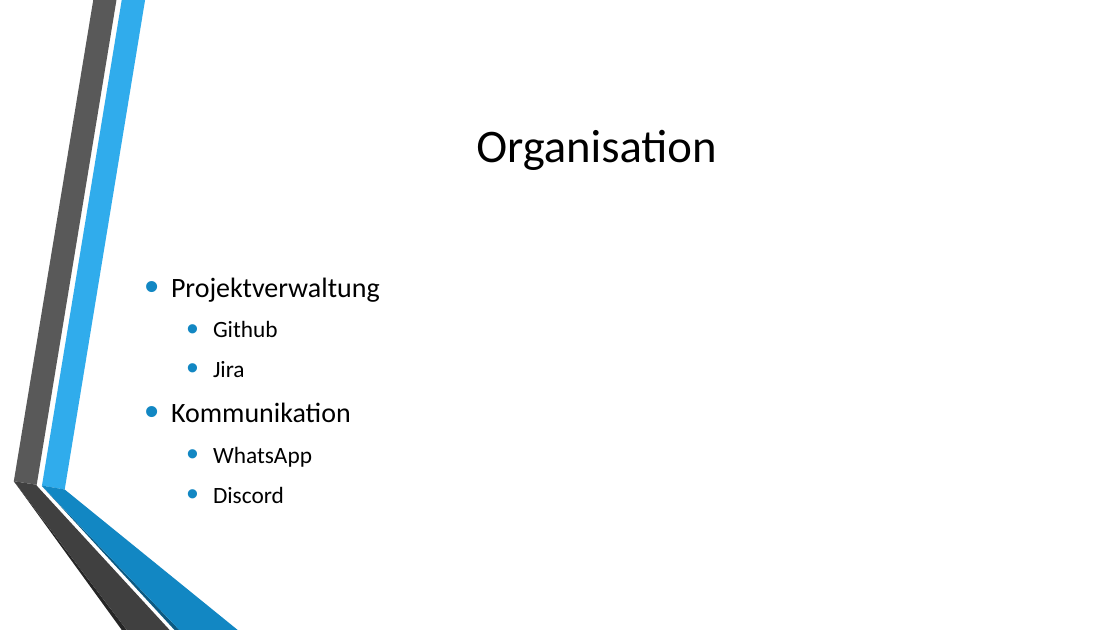
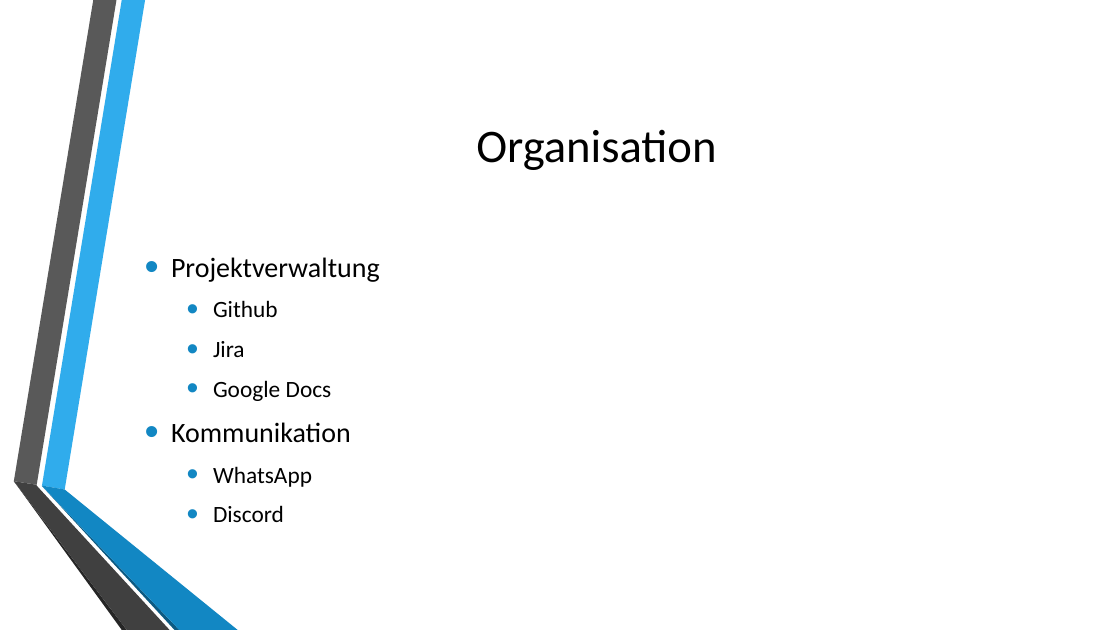
Before and after one commit to sascha202295/unityunit, a slide deck: slide 3 of Präsentation/Präsentation_UnityUnit.pptx (slide 2 before the commit). Drawn at 1120x630 pixels with LibreOffice and Linux fonts; fonts in the diff are those of the drawing; background and template pictures are left out. Boxes give left, top, right and bottom in pixels: in the first picture for what was removed or moved away, otherwise in the second. Text is boxed around its words. In the diff, an @@ line names an element or a change of style, - is before the commit and + after.

```diff
--- a/Präsentation/Präsentation_UnityUnit.pptx
+++ b/Präsentation/Präsentation_UnityUnit.pptx
@@ text at (x1=213, y1=380, x2=332, y2=401): paragraph added @@
+  • Google Docs
```
Also in this commit, not shown: 2 other slides changed, 8 slides added, 1 slide removed.
